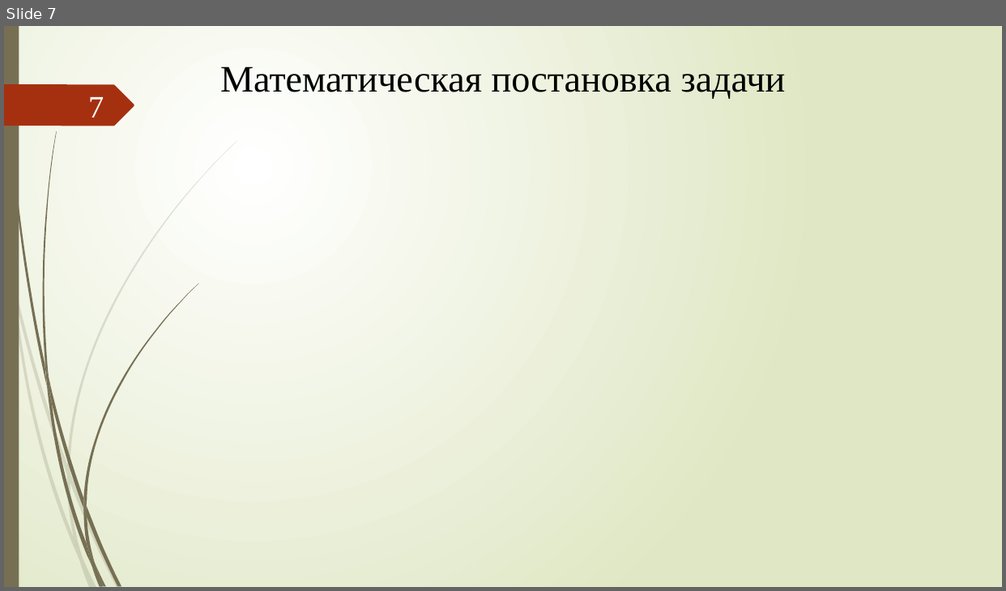
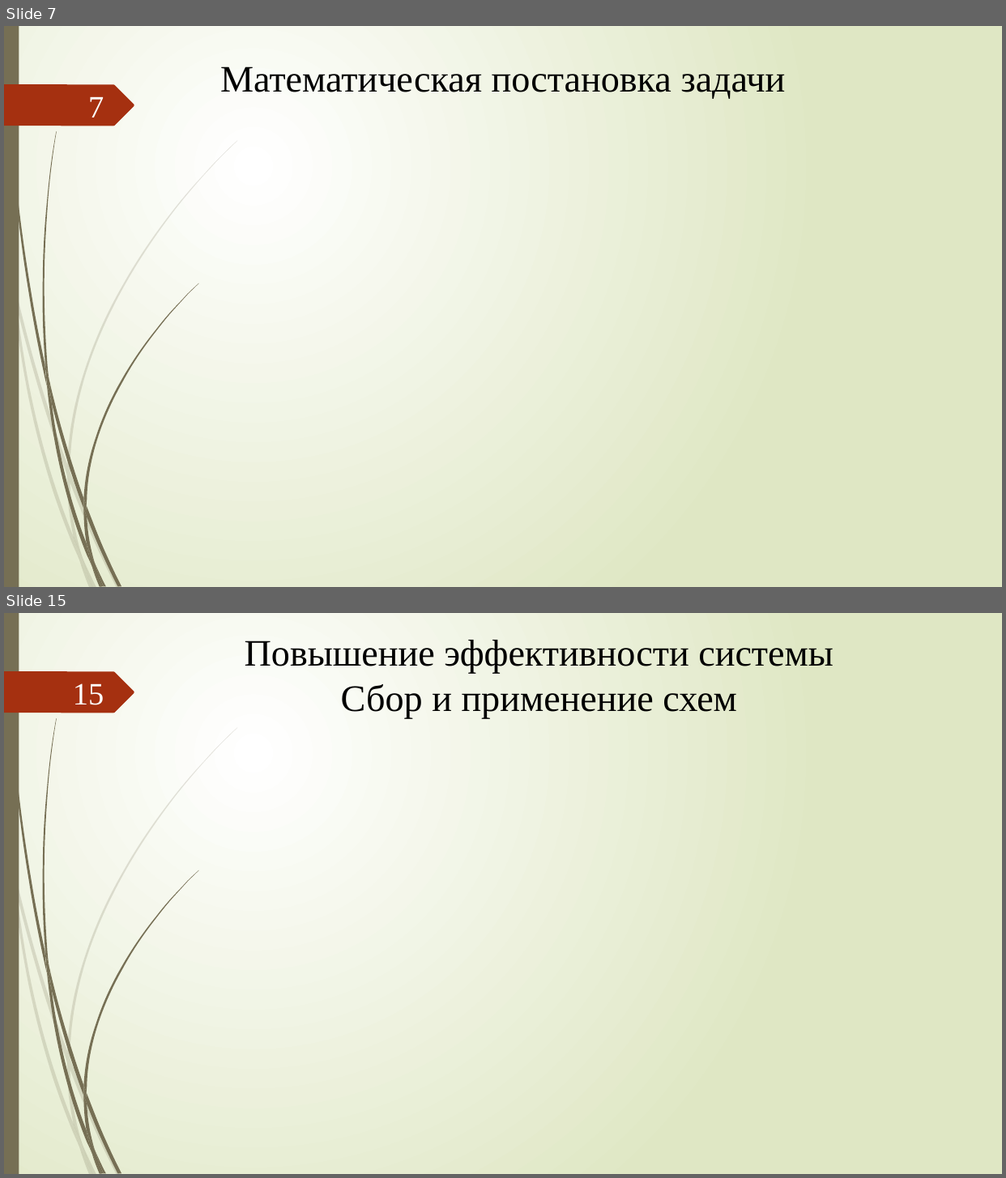
Before and after one commit to xex238/Diploma_2022, a slide deck: docs/Отчёты/ВКР/Новицкий_МПИ-20-4-2_ВКР_Презентация.pptx. Shown one above the other, each under a label of ours: slide 7 before the commit, slides 7 and 15 after it; the slides between them are not shown. The pictures are 1006x591 and 1006x1178 pixels, drawn with LibreOffice and Linux fonts; fonts in the diff are those of the drawing; grey boxes stand for pictures. Boxes give left, top, right and bottom in pixels: in the first picture for what was removed or moved away, otherwise in the second. Text is boxed around its words. In the diff, an @@ line names an element or a change of style, - is before the commit and + after.

```diff
--- a/docs/Отчёты/ВКР/Новицкий_МПИ-20-4-2_ВКР_Презентация.pptx
+++ b/docs/Отчёты/ВКР/Новицкий_МПИ-20-4-2_ВКР_Презентация.pptx
@@ slide 15 added at box(4, 613, 1002, 1174), background gradient #FFFFFF to #DFE8C4; not listed: 24 template elements that a slide beside it also shows @@
@@ title added at box(245, 640, 833, 718), 36 pt, text #000000 @@
+Повышение эффективности системы
+Сбор и применение схем
@@ page number added at box(73, 683, 104, 705), 30 pt, text #FEFFFF @@
+15
```
Also in this commit, not shown: 6 slides changed, 8 other slides added, 2 slides removed, 1 other file.
